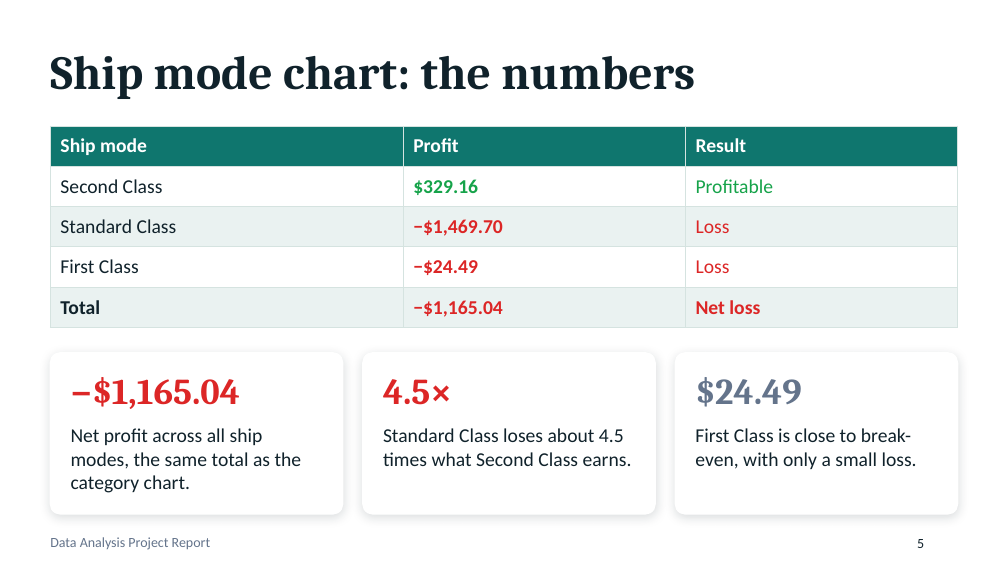
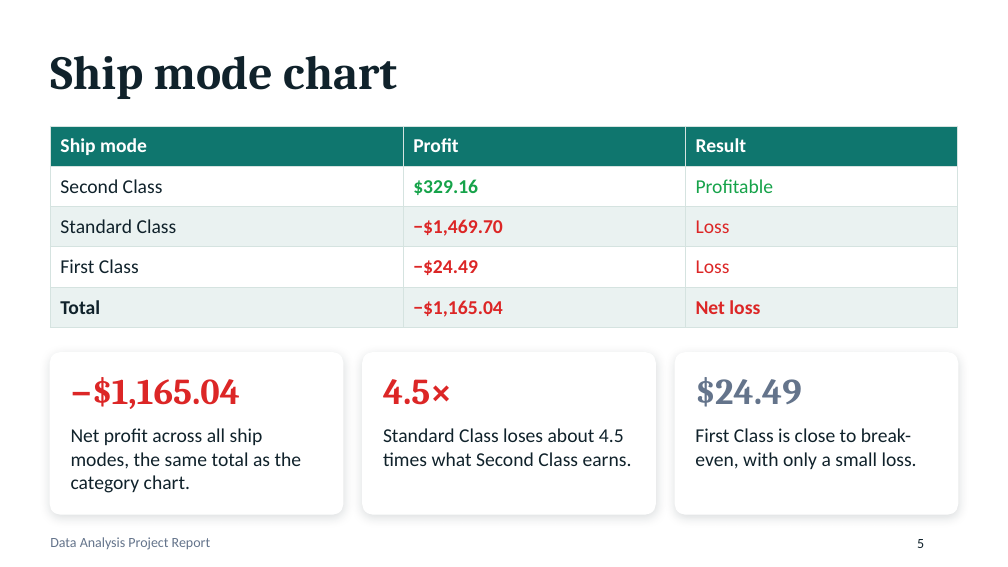
Before and after one commit to fahim-yadgir/sales-and-profit-analysis, a slide deck: slide 5 of Data_Analysis_Project_Report.pptx. Drawn at 1008x567 pixels with LibreOffice and Linux fonts; fonts in the diff are those of the drawing; background and template pictures are left out. Boxes give left, top, right and bottom in pixels: in the first picture for what was removed or moved away, otherwise in the second. Text is boxed around its words. In the diff, an @@ line names an element or a change of style, - is before the commit and + after.

Commit message:
Update some file

```diff
--- a/Data_Analysis_Project_Report.pptx
+++ b/Data_Analysis_Project_Report.pptx
@@ title at bbox=[50, 56, 397, 99]: text changed @@
-Ship mode chart: the numbers
+Ship mode chart
```
